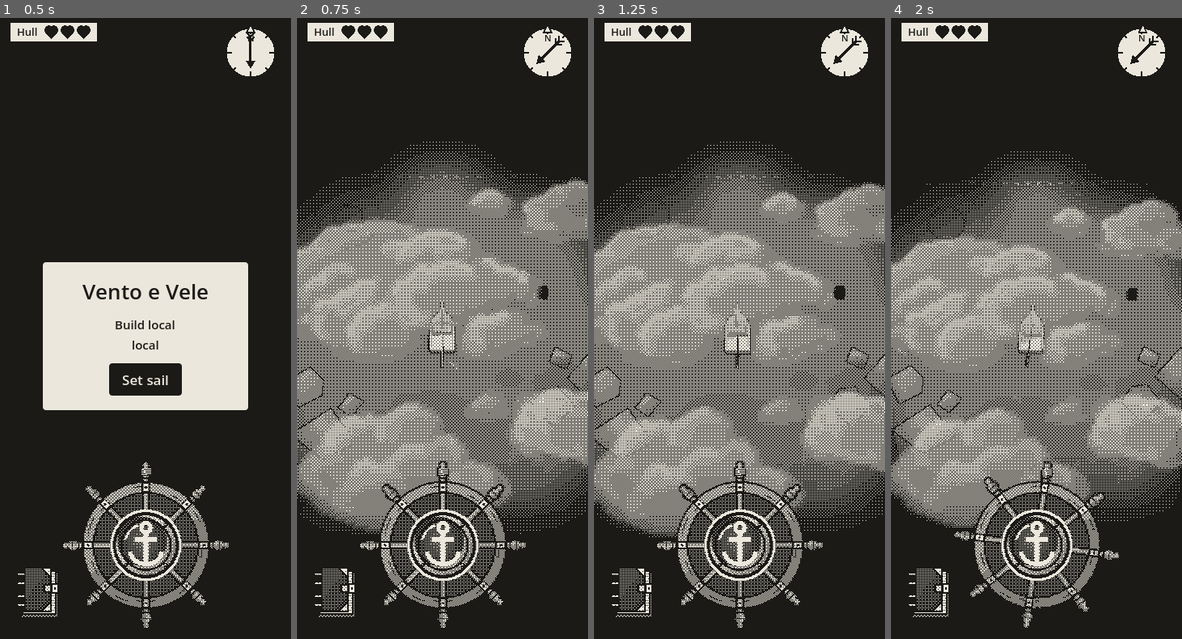
Above: before the commit, frames 1-4 (left to right).
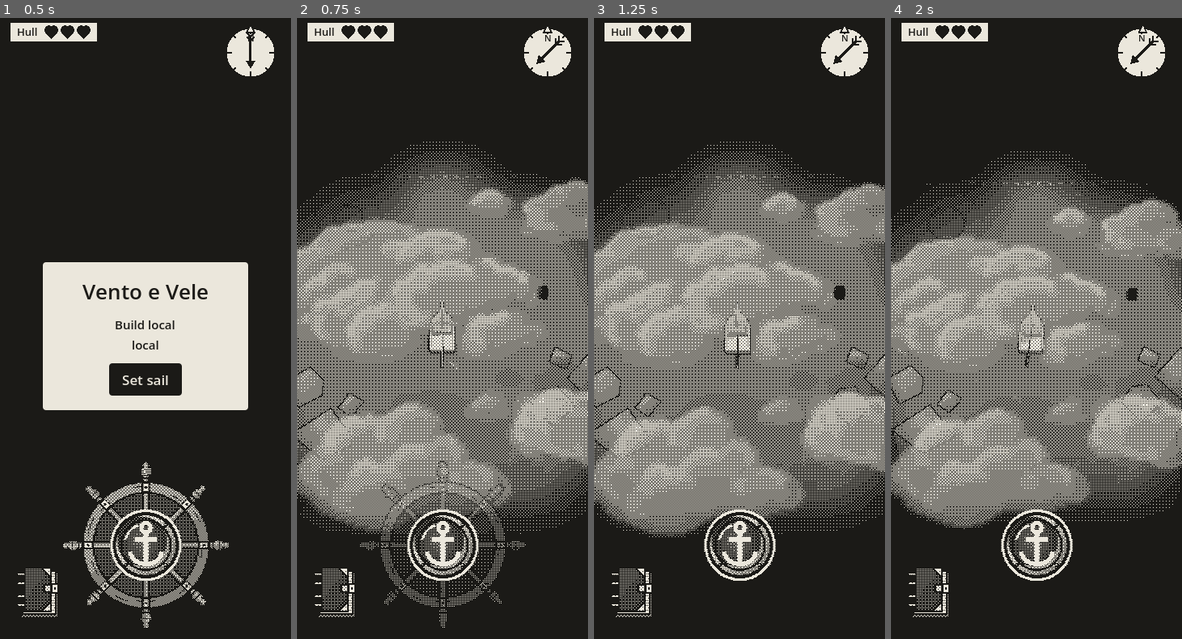
Above: after the commit, the same moments.

Repository: EnricoLabarile/Sail
Game: Godot game, scene res://Assets/Scenes/Overworld.tscn
Two runs of this game, one before a commit and one after it. Both use one fixed random seed, a clock stepped at 60 frames per second and the inputs below.
Inputs (mouse positions are in pixels of both pictures, inside the frame that each line leads up to):
- Up to frame 1 (0.5 s): no input
- Up to frame 2 (0.75 s): click "Set sail" at 0.5 s
- Up to frame 3 (1.25 s): no input
- Up to frame 4 (2 s): tap Enter (ui_accept) at 1.25, 1.52 s; move the mouse to (1100, 303) at 1.27 s; hold Right (ui_right) from 1.28 s (still down); click (1100, 303) at 1.42 s

Frame 1 is identical in both runs. In frame 2, 1.0% of the frame differs, in the area x 21-79%, y 71-99%; in frame 3, 1.6%; in frame 4, 1.6%.

Commit message:
Wheel fades away at anchor; hub shows a speech bubble by an NPC and while talking
Co-Authored-By: Claude Opus 5.5 <noreply@anthropic.com>
Claude-Session: https://claude.ai/code/session_0154zeqDuhZHz7ZXLE21BuMs

Diff:
--- a/Assets/Boat/boat.gd
+++ b/Assets/Boat/boat.gd
@@ -102,7 +102,18 @@
 ## boat.tscn, Assets/Items/trap/trap_setter.gd): with a trap equipped, it lays one.
 signal anchor_dropped
 
-var talking := false   # an NPC is talking (the talk box sets it): the anchor button does nothing meanwhile
+## Sent when the wheel's hub should start or stop showing the speech bubble instead of the anchor: she came into
+## an NPC's radius or left it, or a talk started or ended (talk_hint() says which). The wheel listens.
+signal talk_hint_changed
+
+## An NPC is talking (the talk box sets it): the anchor button does nothing meanwhile.
+var talking := false:
+	set(value):
+		var had_hint := talk_hint()
+		talking = value
+		if talk_hint() != had_hint:
+			talk_hint_changed.emit()
+var npcs_near: Array[Node3D] = []   # the NPCs whose radius she's in now (they tell her: npc.gd)
 
 # The Marconi sail's curve: [degrees off the wind, share of top speed] (SAIL_POLAR_MARCONI)
 const POLAR := [[0.0, 0.0], [15.0, 0.4], [30.0, 0.1], [45.0, 1.5], [180.0, 1.0]]
@@ -333,6 +344,7 @@
 
 ## A fishing spot tells her she's over it (here = true) or not any more (false). When that makes the difference
 ## between "over a spot" and "over none", she sends over_fishing_spot_changed (the wheel listens).
+## (See also set_near_npc, below: the same for NPCs.)
 func set_over_fishing_spot(spot: Node3D, here: bool) -> void:
 	var was_over := not fishing_spots_under.is_empty()
 	if here and not fishing_spots_under.has(spot):
@@ -342,6 +354,23 @@
 	var is_over := not fishing_spots_under.is_empty()
 	if is_over != was_over:
 		over_fishing_spot_changed.emit(is_over)
+
+
+## An NPC tells her she came into its radius (near = true) or left it (npc.gd, from its Sensor).
+func set_near_npc(npc: Node3D, near: bool) -> void:
+	var had_hint := talk_hint()
+	if near and not npcs_near.has(npc):
+		npcs_near.append(npc)
+	if not near:
+		npcs_near.erase(npc)
+	if talk_hint() != had_hint:
+		talk_hint_changed.emit()
+
+
+## Should the wheel's hub show the speech bubble? While she's in an NPC's radius (dropping anchor will start the
+## talk) or while someone is talking (a tap goes on).
+func talk_hint() -> bool:
+	return talking or not npcs_near.is_empty()
 
 
 ## Where her bow is now, on the water.
--- a/Assets/NPCs/npc/npc.gd
+++ b/Assets/NPCs/npc/npc.gd
@@ -87,12 +87,14 @@
 	var boat := area.get_parent()
 	if boat != null and boat.is_in_group("player_boat"):
 		boat_near = true
+		boat.set_near_npc(self, true)     # the wheel's hub shows the speech bubble
 
 
 func _on_sensor_exited(area: Area3D) -> void:
 	var boat := area.get_parent()
 	if boat != null and boat.is_in_group("player_boat"):
 		boat_near = false
+		boat.set_near_npc(self, false)
 
 
 ## The anchor went down somewhere: if it was inside our radius, start talking.
--- a/Assets/UI/helm.gd
+++ b/Assets/UI/helm.gd
@@ -7,7 +7,10 @@
 ##   it while you hold, then the hub gives a little shake). Moving your finger off it turns the wheel instead.
 ## - A quick tap on the hub (let go before hub_hold) sends `hub_tapped`: the talk box uses it to go on to the
 ##   next page (Assets/UI/talk_box). While someone is talking (boat.talking) holding the hub does nothing.
-## - At anchor the wheel doesn't steer (the drag and the arrow keys do nothing until the anchor is up).
+## - At anchor (or tied up) the wheel fades away and only the hub stays (as in the prototype): it doesn't steer
+##   then anyway (the drag and the arrow keys do nothing until the anchor is up). It comes back as she weighs.
+## - The hub's glyph: the anchor; a question mark over a fishing spot; a speech bubble in an NPC's radius and while
+##   one is talking (dropping anchor there starts the talk, a tap goes on with it). The boat tells it (signals).
 ## - The arrow keys turn it too.
 ##
 ## It is drawn with code, in greys, like the logbook button: its CanvasLayer (helm.tscn) sits UNDER the
@@ -24,6 +27,7 @@
 @export var return_rate := 3.5   # let go, the wheel spins back to the middle: this share of its angle a second…
 @export var return_min := 0.8    # …but at least this many rad/s, so it gets all the way back (as in the prototype)
 @export var key_rate := PI * 1.1 # rad/s the arrow keys turn it
+@export var wheel_fade_time := 0.3   # s for the wheel to fade out as the anchor goes down (and back in as it comes up)
 
 # The prototype's measures (in its pixels): the drawing's size, its middle, how much the wheel is scaled up.
 const DRAW_W := 221.0
@@ -53,6 +57,8 @@
 var hub_shake := 0.0             # 1 right after the anchor goes down or comes up, fading to 0
 var shown_anchor := true         # the anchor state the hub was last drawn with
 var over_spot := false           # is the boat over a fishing spot? (then the hub shows a question mark)
+var talk_hint := false           # in an NPC's radius, or talking? (then the hub shows a speech bubble)
+var wheel_shown := 1.0           # 1 = the wheel fully there, 0 = faded away (at anchor: only the hub)
 var last_angle := 0.0            # the wheel's angle a frame ago (for its speed, for the sounds)
 var at_lock := false             # true while the wheel is hard over, at full lock
 
@@ -88,6 +94,8 @@
 ## Only a touch on the wheel itself counts (inside its handles): the corners of this box let a touch
 ## through to what's under them (the logbook).
 func _has_point(point: Vector2) -> bool:
+	if _is_anchored():
+		return _local(point).length() < HUB_GRIP_ANCHORED * WHEEL_SCALE * HUB_SCALE   # the wheel is gone: only the hub
 	return _local(point).length() < OUTER_GRIP * WHEEL_SCALE
 
 func _gui_input(e: InputEvent) -> void:
@@ -176,7 +184,13 @@
 		Sfx.wheel_stop(minf(1.0, 0.5 + spin / 10.0))
 	at_lock = hard_over
 
-	# 3. The hub's face changes with the anchor: redraw when it does.
+	# 3. The wheel fades out at anchor and back in when she weighs (a share of the way every frame).
+	var wheel_target := 0.0 if anchored else 1.0
+	if wheel_shown != wheel_target:
+		wheel_shown = move_toward(wheel_shown, wheel_target, dt / wheel_fade_time)
+		queue_redraw()
+
+	# 4. The hub's face changes with the anchor: redraw when it does.
 	if anchored != shown_anchor:
 		shown_anchor = anchored
 		queue_redraw()
@@ -188,11 +202,19 @@
 	var b := _boat()
 	if b:
 		b.over_fishing_spot_changed.connect(_on_over_fishing_spot)
+		b.talk_hint_changed.connect(_on_talk_hint_changed)
 
 
 ## The boat came over a fishing spot (over = true) or left it: show the question mark or the anchor.
 func _on_over_fishing_spot(over: bool) -> void:
 	over_spot = over
+	queue_redraw()
+
+
+## She came into an NPC's radius or left it, or a talk started or ended: show the speech bubble or not.
+func _on_talk_hint_changed() -> void:
+	var b := _boat()
+	talk_hint = b != null and b.talk_hint()
 	queue_redraw()
 
 
@@ -282,16 +304,20 @@
 var _hub_picture_anchored: SubViewport
 var _hub_picture_sailing_spot: SubViewport    # the same two, with a question mark instead of the anchor
 var _hub_picture_anchored_spot: SubViewport
+var _hub_picture_sailing_talk: SubViewport     # and two with a speech bubble (by an NPC, or talking)
+var _hub_picture_anchored_talk: SubViewport
 
 
 func _ready() -> void:
 	add_to_group("helm")         # so the talk box finds the wheel and listens to hub_tapped
 	texture_filter = CanvasItem.TEXTURE_FILTER_LINEAR    # the turned picture stays smooth (the dither makes it dots)
 	_wheel_picture = _make_picture(func(c: CanvasItem, middle: Vector2, k: float): _draw_wheel(c, middle, k))
-	_hub_picture_sailing = _make_picture(func(c: CanvasItem, middle: Vector2, k: float): _draw_hub(c, middle, k, false, false))
-	_hub_picture_anchored = _make_picture(func(c: CanvasItem, middle: Vector2, k: float): _draw_hub(c, middle, k, true, false))
-	_hub_picture_sailing_spot = _make_picture(func(c: CanvasItem, middle: Vector2, k: float): _draw_hub(c, middle, k, false, true))
-	_hub_picture_anchored_spot = _make_picture(func(c: CanvasItem, middle: Vector2, k: float): _draw_hub(c, middle, k, true, true))
+	_hub_picture_sailing = _make_picture(func(c: CanvasItem, middle: Vector2, k: float): _draw_hub(c, middle, k, false, "anchor"))
+	_hub_picture_anchored = _make_picture(func(c: CanvasItem, middle: Vector2, k: float): _draw_hub(c, middle, k, true, "anchor"))
+	_hub_picture_sailing_spot = _make_picture(func(c: CanvasItem, middle: Vector2, k: float): _draw_hub(c, middle, k, false, "question"))
+	_hub_picture_anchored_spot = _make_picture(func(c: CanvasItem, middle: Vector2, k: float): _draw_hub(c, middle, k, true, "question"))
+	_hub_picture_sailing_talk = _make_picture(func(c: CanvasItem, middle: Vector2, k: float): _draw_hub(c, middle, k, false, "talk"))
+	_hub_picture_anchored_talk = _make_picture(func(c: CanvasItem, middle: Vector2, k: float): _draw_hub(c, middle, k, true, "talk"))
 	resized.connect(_redraw_pictures)
 	_redraw_pictures()
 	if not Engine.is_editor_hint():
@@ -320,6 +346,8 @@
 	_set_picture_size(_hub_picture_anchored, HUB_REACH * WHEEL_SCALE * HUB_SCALE * k)
 	_set_picture_size(_hub_picture_sailing_spot, HUB_REACH * WHEEL_SCALE * HUB_SCALE * k)
 	_set_picture_size(_hub_picture_anchored_spot, HUB_REACH * WHEEL_SCALE * HUB_SCALE * k)
+	_set_picture_size(_hub_picture_sailing_talk, HUB_REACH * WHEEL_SCALE * HUB_SCALE * k)
+	_set_picture_size(_hub_picture_anchored_talk, HUB_REACH * WHEEL_SCALE * HUB_SCALE * k)
 	queue_redraw()
 
 
@@ -339,14 +367,15 @@
 	var k := _k()
 	var middle := size * 0.5 + (MIDDLE - Vector2(DRAW_W, DRAW_H) * 0.5) * k
 	var s := k * WHEEL_SCALE
-	# 1. The wheel's picture, turned by wheel_angle round the middle.
-	var wheel := _wheel_picture.get_texture()
-	draw_set_transform(middle, wheel_angle, Vector2.ONE)
-	draw_texture(wheel, -Vector2(wheel.get_size()) * 0.5)
-	# 2. The rim is darker at the bottom right: the light comes from the top left, so this shade doesn't
-	#    turn with the wheel. Drawn here, over the turning picture.
-	draw_set_transform(middle, 0.0, Vector2(s, s))
-	draw_arc(Vector2.ZERO, 55.0, -0.15 * PI, 0.85 * PI, 32, grey(0, 0.18), 8.6)
+	# 1. The wheel's picture, turned by wheel_angle round the middle (see-through as it fades at anchor).
+	if wheel_shown > 0.0:
+		var wheel := _wheel_picture.get_texture()
+		draw_set_transform(middle, wheel_angle, Vector2.ONE)
+		draw_texture(wheel, -Vector2(wheel.get_size()) * 0.5, Color(1.0, 1.0, 1.0, wheel_shown))
+		# 2. The rim is darker at the bottom right: the light comes from the top left, so this shade doesn't
+		#    turn with the wheel. Drawn here, over the turning picture.
+		draw_set_transform(middle, 0.0, Vector2(s, s))
+		draw_arc(Vector2.ZERO, 55.0, -0.15 * PI, 0.85 * PI, 32, grey(0, 0.18 * wheel_shown), 8.6)
 	# 3. The hub's picture (sailing or at anchor), with its little shake after a press.
 	var shake_x := sin(Time.get_ticks_msec() * 0.09) * 2.2 * hub_shake
 	var hub_middle := middle + Vector2(shake_x * s, 0.0)
@@ -364,9 +393,11 @@
 	draw_set_transform(Vector2.ZERO, 0.0, Vector2.ONE)    # back to normal
 
 
-## Which of the four hub pictures to show: sailing or at anchor, with the anchor or (over a fishing spot)
-## with a question mark.
+## Which of the hub pictures to show: sailing or at anchor, with the anchor, a question mark (over a fishing
+## spot) or a speech bubble (by an NPC or talking: that comes first).
 func _hub_picture() -> SubViewport:
+	if talk_hint:
+		return _hub_picture_anchored_talk if _is_anchored() else _hub_picture_sailing_talk
 	if over_spot:
 		return _hub_picture_anchored_spot if _is_anchored() else _hub_picture_sailing_spot
 	return _hub_picture_anchored if _is_anchored() else _hub_picture_sailing
@@ -438,7 +469,8 @@
 ## for each look: a brass bezel lit from the top left with four rivets, a shaded face with a glint of glass,
 ## and an anchor. Sailing: a light face with an ink anchor. At anchor: a dark face, one light rim, a paper anchor.
 ## `question`: a question mark instead of the anchor (the boat is over a fishing spot: something down there).
-func _draw_hub(c: CanvasItem, middle: Vector2, k: float, anchored: bool, question: bool) -> void:
+## `glyph` is what's drawn on its face: "anchor", "question" (a question mark) or "talk" (a speech bubble).
+func _draw_hub(c: CanvasItem, middle: Vector2, k: float, anchored: bool, glyph: String) -> void:
 	var ink := grey(0)
 	var paper := grey(255)
 	var s := k * WHEEL_SCALE * HUB_SCALE
@@ -465,18 +497,45 @@
 	if anchored:
 		c.draw_arc(Vector2.ZERO, hub_r + 1.4, 0.0, TAU, 48, paper, 1.3)           # a light rim: reads on dark water
 
-	# 3. The anchor (or the question mark): ink on the light face, paper on the dark one.
+	# 3. The anchor (or the question mark, or the speech bubble): ink on the light face, paper on the dark one.
 	var mark := paper if anchored else ink
 	var w := 1.7 if anchored else 1.75
 	c.draw_set_transform(middle, 0.0, Vector2(s, s) * 1.2)
-	if question:
+	if glyph == "question":
 		_draw_question_mark(c, mark)
+		return
+	if glyph == "talk":
+		_draw_speech_bubble(c, mark)
 		return
 	c.draw_arc(Vector2(0.0, -7.0), 1.9, 0.0, TAU, 16, mark, w)                     # the ring at the top
 	c.draw_line(Vector2(0.0, -5.0), Vector2(0.0, 7.5), mark, w)                     # the shank
 	c.draw_line(Vector2(-4.5, -2.2), Vector2(4.5, -2.2), mark, w)                   # the stock
 	c.draw_polyline(curve(Vector2(-6.5, 2.5), Vector2(-5.0, 7.5), Vector2(0.0, 7.5)), mark, w)   # the arms
 	c.draw_polyline(curve(Vector2(0.0, 7.5), Vector2(5.0, 7.5), Vector2(6.5, 2.5)), mark, w)
+
+
+## A speech bubble: a rounded box with a little tail at the bottom left and three dots inside.
+func _draw_speech_bubble(c: CanvasItem, mark: Color) -> void:
+	var box := PackedVector2Array()
+	var half := Vector2(7.0, 4.6)        # half its width and height
+	var corner := 2.2                    # how round its corners are
+	var middle := Vector2(0.0, -1.5)
+	# The outline, corner by corner (a quarter circle each), clockwise from the top left.
+	var corners := [Vector2(-1, -1), Vector2(1, -1), Vector2(1, 1), Vector2(-1, 1)]
+	for i in 4:
+		var centre: Vector2 = middle + Vector2(corners[i].x * (half.x - corner), corners[i].y * (half.y - corner))
+		var start := PI + i * PI / 2.0
+		for j in 5:
+			var a := start + j * PI / 8.0
+			box.append(centre + Vector2(cos(a), sin(a)) * corner)
+	box.append(box[0])
+	c.draw_polyline(box, mark, 1.6)
+	# The tail: a little wedge from the bottom edge, down to the left.
+	var bottom := middle.y + half.y
+	c.draw_polyline(PackedVector2Array([Vector2(-3.5, bottom), Vector2(-5.0, bottom + 3.6), Vector2(-0.5, bottom)]), mark, 1.6)
+	# Three dots.
+	for x in [-3.2, 0.0, 3.2]:
+		c.draw_circle(Vector2(x, middle.y), 1.05, mark)
 
 
 ## A question mark, as the prototype's: the hook (an arc round its top, then a curve down to the middle) and the dot.
Not shown, changed: CLAUDE.md
